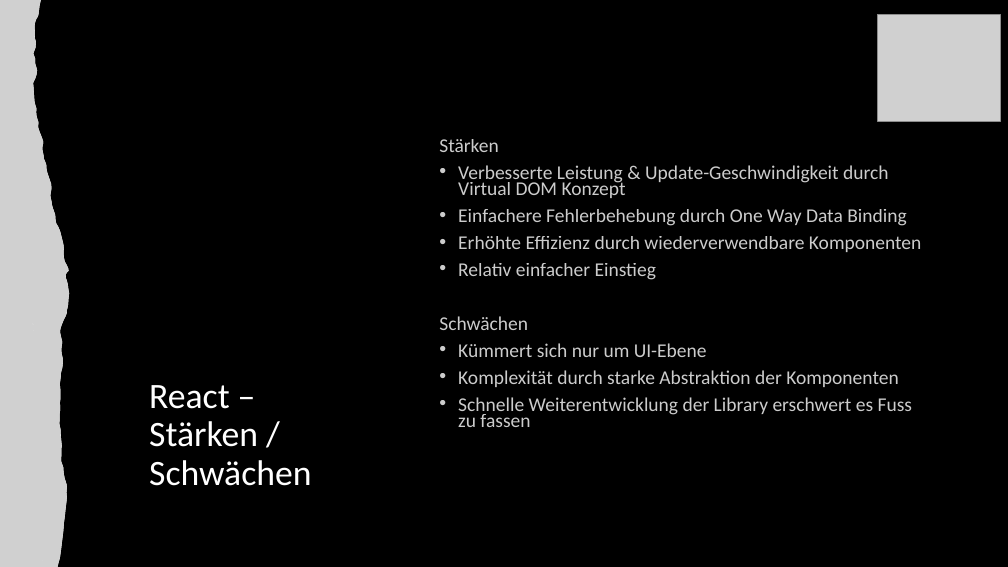
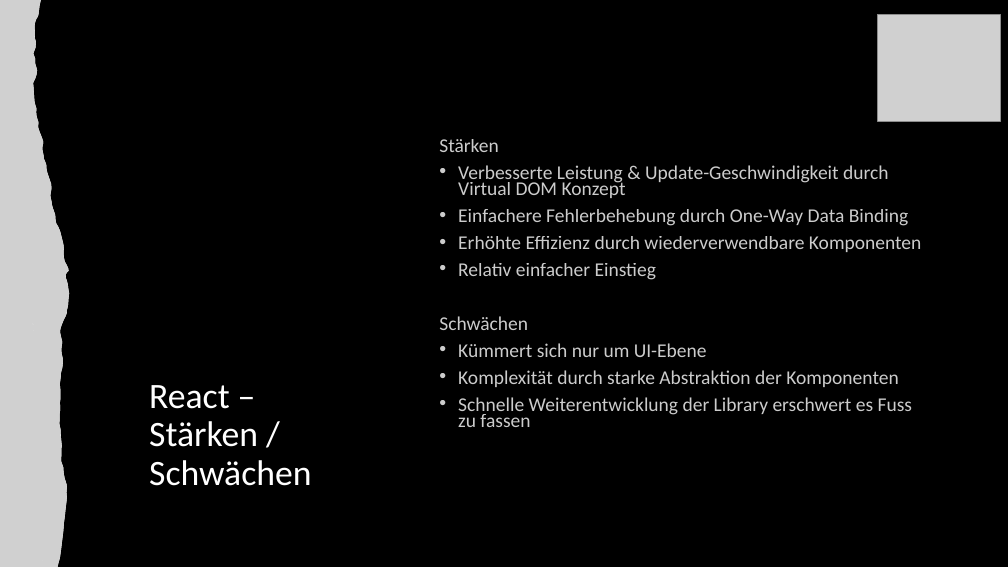
Before and after one commit to anna-staub/leiterlispiel, a slide deck: slide 9 of documents/JavaScript_Libraries/Gruppe_C_Praesentation_JSLibraries.pptx. Drawn at 1008x567 pixels with LibreOffice and Linux fonts; fonts in the diff are those of the drawing; grey boxes stand for pictures. Boxes give left, top, right and bottom in pixels: in the first picture for what was removed or moved away, otherwise in the second. Text is boxed around its words. In the diff, an @@ line names an element or a change of style, - is before the commit and + after.

```diff
--- a/documents/JavaScript_Libraries/Gruppe_C_Praesentation_JSLibraries.pptx
+++ b/documents/JavaScript_Libraries/Gruppe_C_Praesentation_JSLibraries.pptx
@@ text at <box>458,209,908,226</box>: text changed @@
-• Einfachere Fehlerbehebung durch One Way Data Binding
+• Einfachere Fehlerbehebung durch One-Way Data Binding
```
Also in this commit, not shown: 2 other slides changed.
